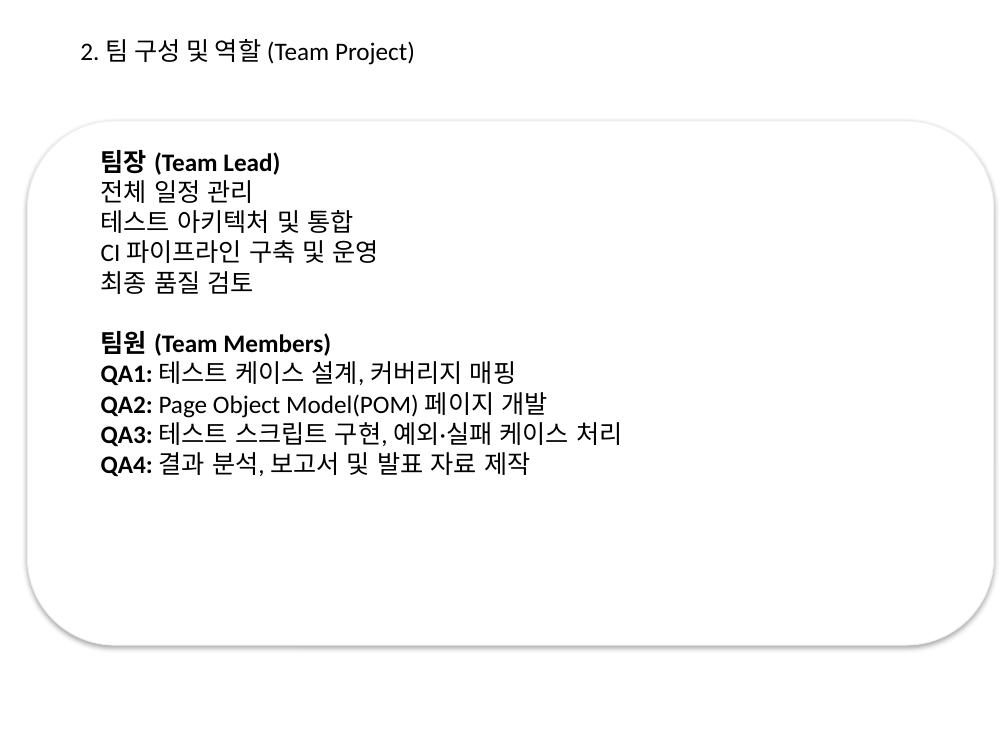
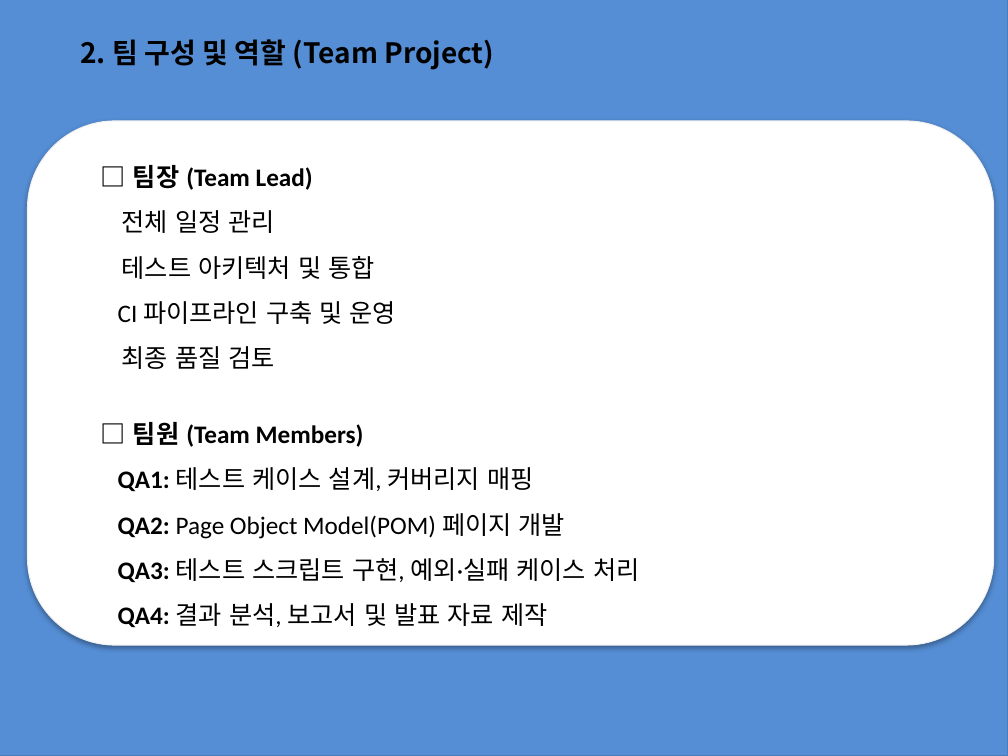
Before and after one commit to jwbaik98/project, a slide deck: slide 4 of 2조 프로젝트 과제(제작중).pptx (slide 3 before the commit). Drawn at 1008x756 pixels with LibreOffice and Linux fonts; fonts in the diff are those of the drawing; background and template pictures are left out. Boxes give left, top, right and bottom in pixels: in the first picture for what was removed or moved away, otherwise in the second. Text is boxed around its words. In the diff, an @@ line names an element or a change of style, - is before the commit and + after.

```diff
--- a/2조 프로젝트 과제(제작중).pptx
+++ b/2조 프로젝트 과제(제작중).pptx
@@ rectangle added at [0, 0, 1008, 756], fill #558ED5, outline #4B7EBC 0.75 pt @@
@@ text "2. 팀 구성 및 역할 ..." at [80, 39, 494, 70]: size 18 to 20 pt, font Calibri to Noto Sans CJK KR, bold on @@
@@ text at [133, 165, 313, 190]: text changed @@
-팀장 (Team Lead)
+□ 팀장 (Team Lead)
@@ text at [118, 210, 639, 628]: line spacing 1 to 1.5 @@
@@ text at [133, 422, 364, 447]: text changed @@
-팀원 (Team Members)
+□ 팀원 (Team Members)
```
Also in this commit, not shown: 20 other slides changed, 3 slides added, 4 slides removed.
